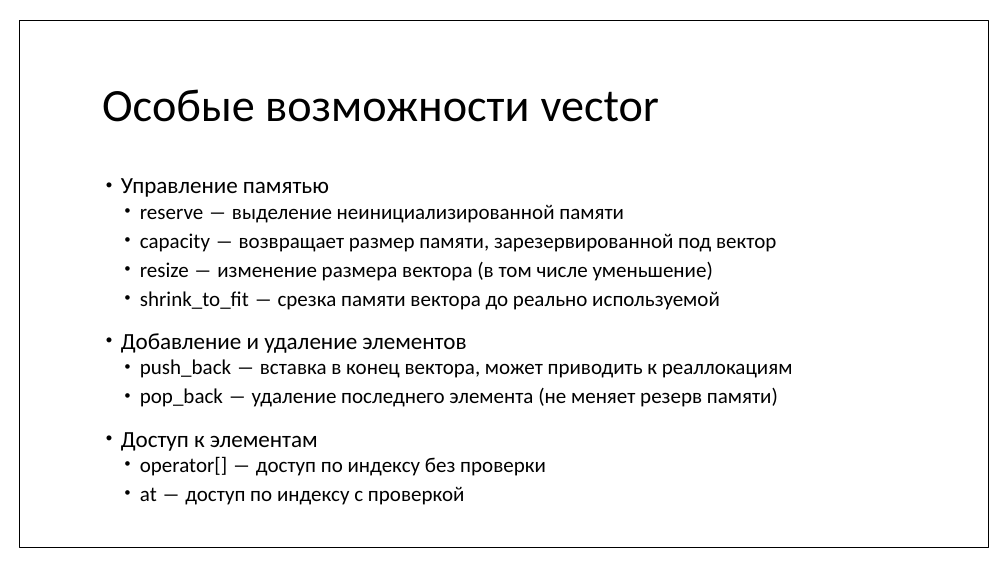
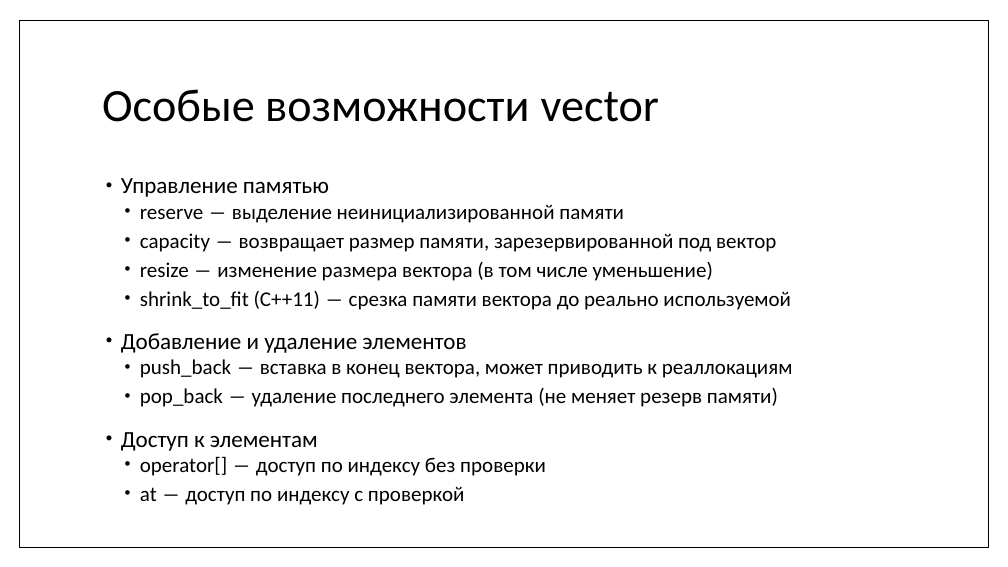
Before and after one commit to MIPT-ILab/cpp-lects-rus, a slide deck: slide 9 of slides/lec2-3-seq-containers.pptx. Drawn at 1008x567 pixels with LibreOffice and Linux fonts; fonts in the diff are those of the drawing. Boxes give left, top, right and bottom in pixels: in the first picture for what was removed or moved away, otherwise in the second. Text is boxed around its words. In the diff, an @@ line names an element or a change of style, - is before the commit and + after.

```diff
--- a/slides/lec2-3-seq-containers.pptx
+++ b/slides/lec2-3-seq-containers.pptx
@@ text at <box>140,291,791,310</box>: text changed @@
-  • shrink_to_fit ― срезка памяти вектора до реально используемой
+  • shrink_to_fit (C++11) ― срезка памяти вектора до реально используемой
```
Also in this commit, not shown: 8 other slides changed, 24 slides added, 9 other files.
